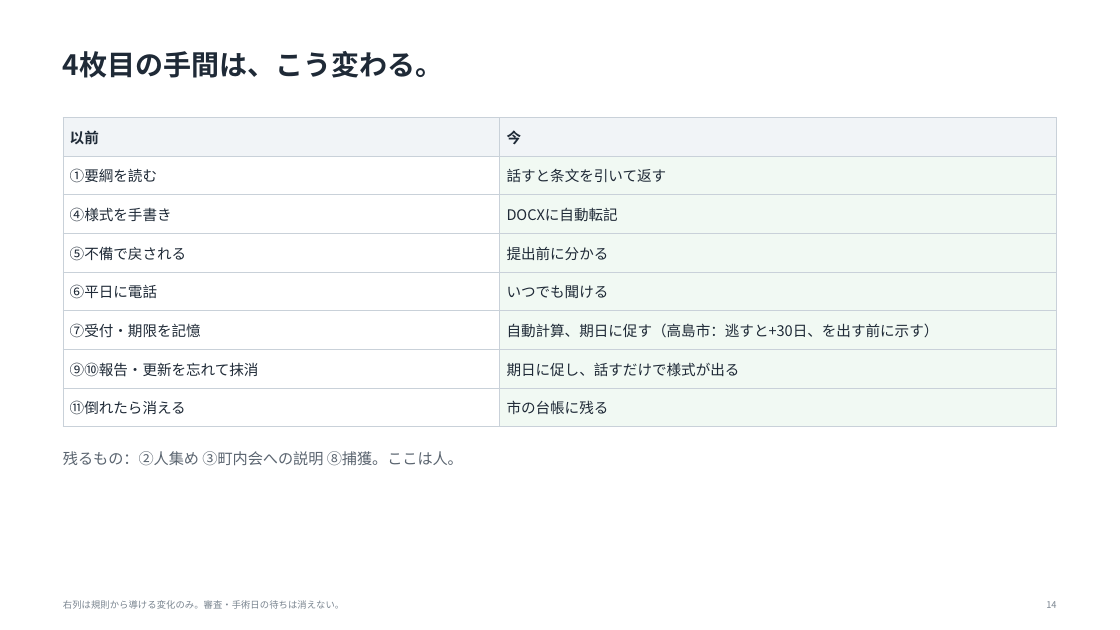
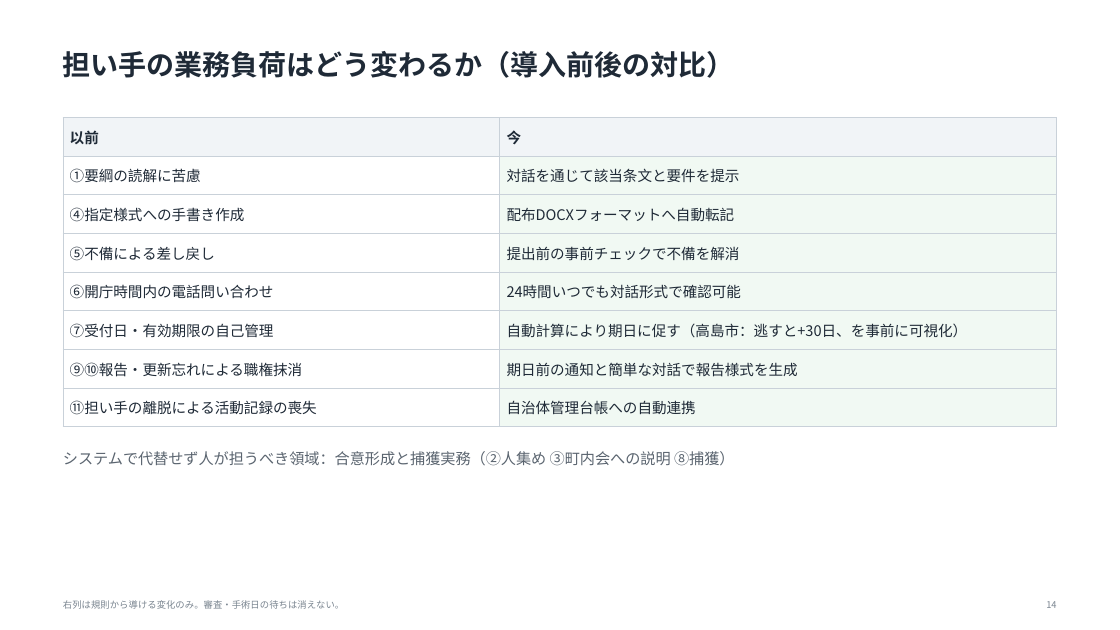
Before and after one commit to tsurutontan634/VORN, a slide deck: slide 14 of docs/deck3/nekonote_VORN2026.pptx. Drawn at 1120x630 pixels with LibreOffice and Linux fonts; fonts in the diff are those of the drawing. Boxes give left, top, right and bottom in pixels: in the first picture for what was removed or moved away, otherwise in the second. Text is boxed around its words. In the diff, an @@ line names an element or a change of style, - is before the commit and + after.

```diff
--- a/docs/deck3/nekonote_VORN2026.pptx
+++ b/docs/deck3/nekonote_VORN2026.pptx
@@ text at [63, 51, 735, 78]: text changed @@
-4枚目の手間は、こう変わる。
+担い手の業務負荷はどう変わるか（導入前後の対比）
@@ table at [63, 118, 1057, 419] @@
-row 2, column 1: ①要綱を読む
+row 2, column 1: ①要綱の読解に苦慮
-row 2, column 2: 話すと条文を引いて返す
+row 2, column 2: 対話を通じて該当条文と要件を提示
-row 3, column 1: ④様式を手書き
+row 3, column 1: ④指定様式への手書き作成
-row 3, column 2: DOCXに自動転記
+row 3, column 2: 配布DOCXフォーマットへ自動転記
-row 4, column 1: ⑤不備で戻される
+row 4, column 1: ⑤不備による差し戻し
-row 4, column 2: 提出前に分かる
+row 4, column 2: 提出前の事前チェックで不備を解消
-row 5, column 1: ⑥平日に電話
+row 5, column 1: ⑥開庁時間内の電話問い合わせ
-row 5, column 2: いつでも聞ける
+row 5, column 2: 24時間いつでも対話形式で確認可能
-row 6, column 1: ⑦受付・期限を記憶
+row 6, column 1: ⑦受付日・有効期限の自己管理
-row 6, column 2: 自動計算、期日に促す（高島市：逃すと+30日、を出す前に示す）
+row 6, column 2: 自動計算により期日に促す（高島市：逃すと+30日、を事前に可視化）
-row 7, column 1: ⑨⑩報告・更新を忘れて抹消
+row 7, column 1: ⑨⑩報告・更新忘れによる職権抹消
-row 7, column 2: 期日に促し、話すだけで様式が出る
+row 7, column 2: 期日前の通知と簡単な対話で報告様式を生成
-row 8, column 1: ⑪倒れたら消える
+row 8, column 1: ⑪担い手の離脱による活動記録の喪失
-row 8, column 2: 市の台帳に残る
+row 8, column 2: 自治体管理台帳への自動連携
@@ text at [63, 451, 735, 466]: text changed @@
-残るもの：②人集め ③町内会への説明 ⑧捕獲。ここは人。
+システムで代替せず人が担うべき領域：合意形成と捕獲実務（②人集め ③町内会への説明 ⑧捕獲）
```
Also in this commit, not shown: 17 other slides changed, 5 other files.
